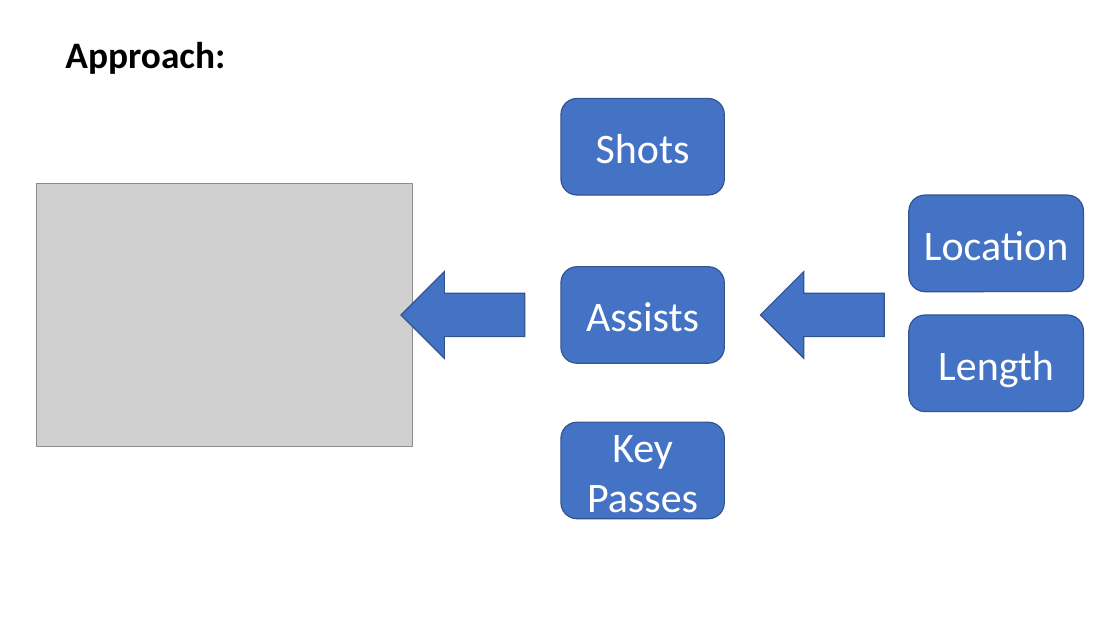
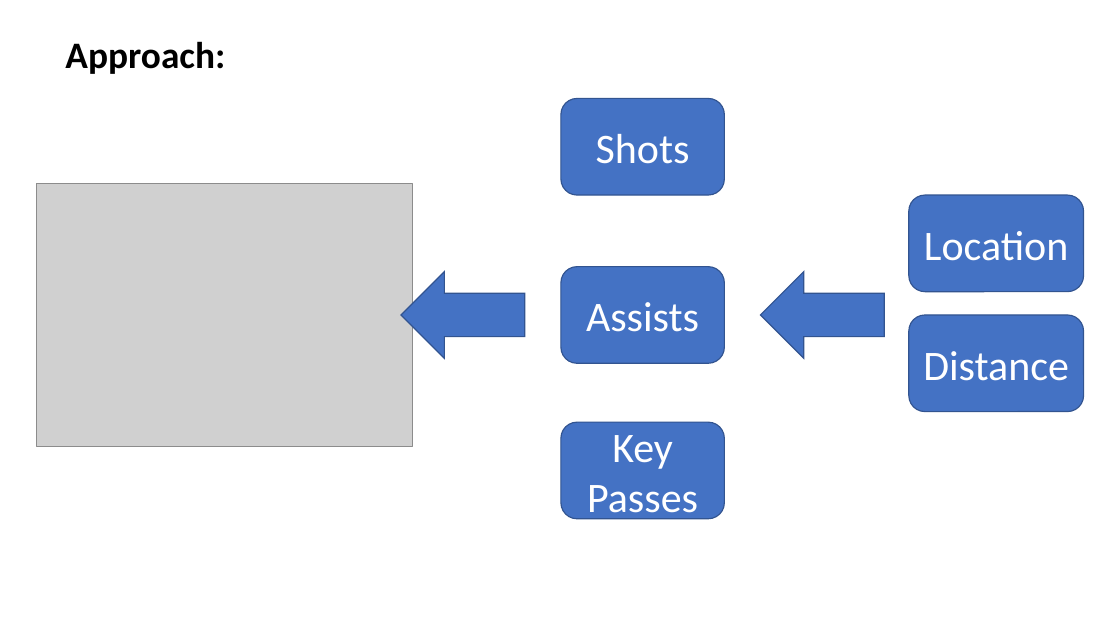
Before and after one commit to rmesina/T2_Codes-R-Us, a slide deck: slide 6 of midterm_project/Determining which variables contribute to likely hood of.pptx (slide 7 before the commit). Drawn at 1120x630 pixels with LibreOffice and Linux fonts; fonts in the diff are those of the drawing; grey boxes stand for pictures. Boxes give left, top, right and bottom in pixels: in the first picture for what was removed or moved away, otherwise in the second. Text is boxed around its words. In the diff, an @@ line names an element or a change of style, - is before the commit and + after.

```diff
--- a/midterm_project/Determining which variables contribute to likely hood of.pptx
+++ b/midterm_project/Determining which variables contribute to likely hood of.pptx
@@ text in rounded rectangle at <box>923,351,1069,381</box>: text changed @@
-Length
+Distance
```
Also in this commit, not shown: 2 other slides changed, 2 slides added, 3 slides removed, 9 other files.
